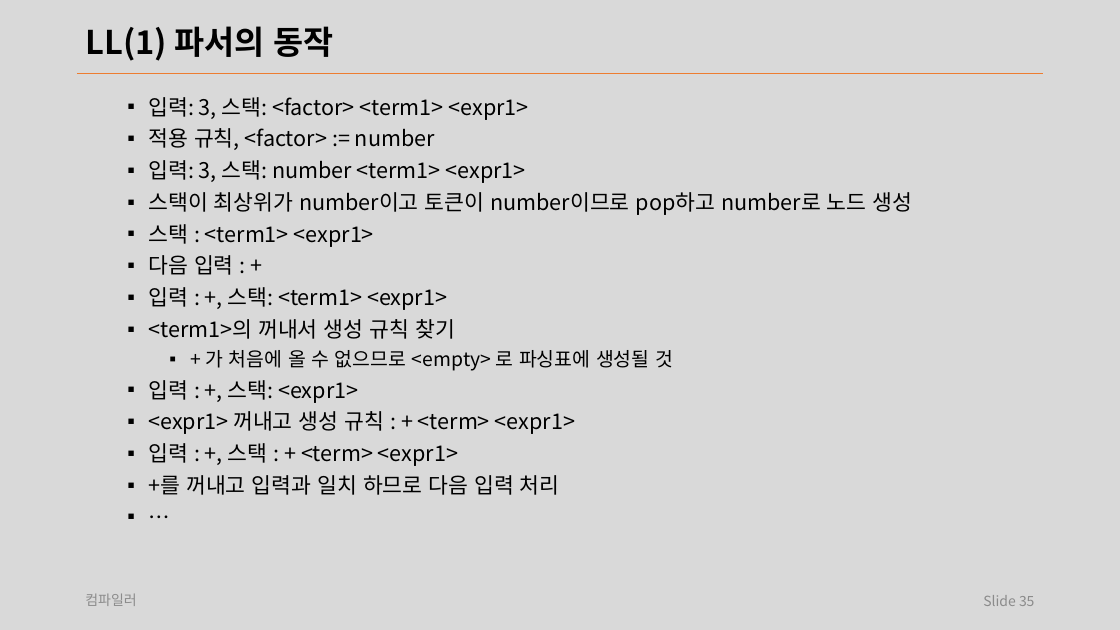
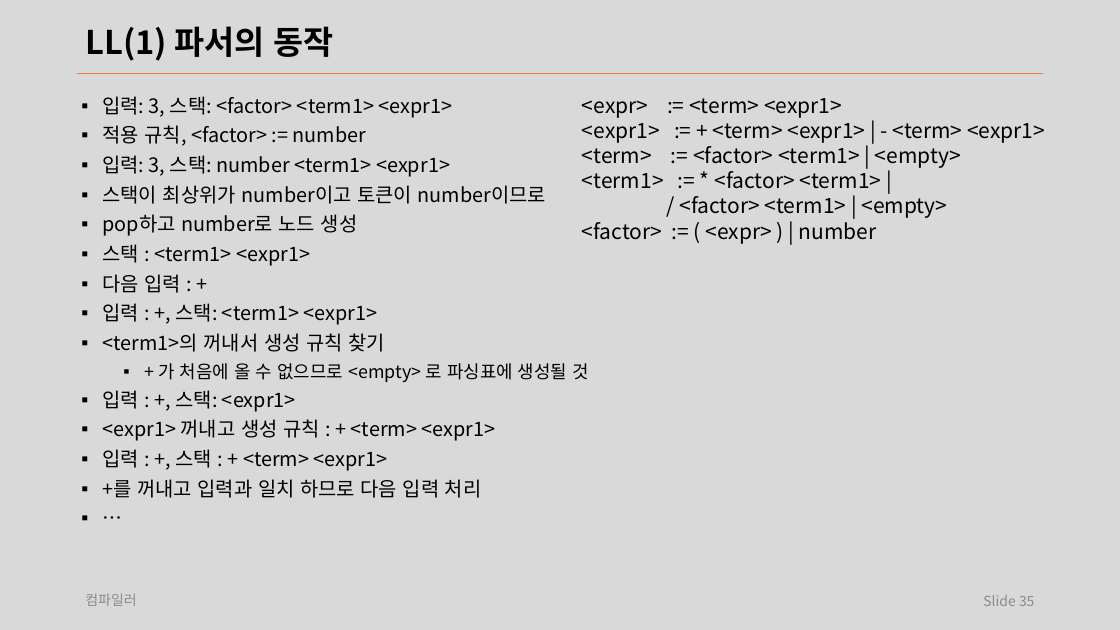
Before and after one commit to laxtools/article, a slide deck: slide 35 of programming/compiler/lecture/note.pptx. Drawn at 1120x630 pixels with LibreOffice and Linux fonts; fonts in the diff are those of the drawing. Boxes give left, top, right and bottom in pixels: in the first picture for what was removed or moved away, otherwise in the second. Text is boxed around its words. In the diff, an @@ line names an element or a change of style, - is before the commit and + after.

```diff
--- a/programming/compiler/lecture/note.pptx
+++ b/programming/compiler/lecture/note.pptx
@@ text "입력: 3, 스택: <factor> <term1> ...": place and size @@
-text "입력: 3, 스택: <factor> <term1> ..." at [148, 97, 913, 495]
+text "입력: 3, 스택: <factor> <term1> ..." at [102, 96, 588, 498]
@@ text at [102, 96, 588, 498]: size 18.5 to 17 pt in "입력: 3, 스택: <factor> <term1> <expr1>", "적용 규칙, <factor> := number", "입력: 3, 스택: number <term1> <expr1>", "스택 : <term1> <expr1>" and 8 more places; size 16.6 to 15.3 pt in "+ 가 처음에 올 수 없으므로 <empty> ..." @@
@@ text added at [582, 98, 1045, 244], 18 pt, text #000000 @@
+  <expr> := <term> <expr1>
+  <expr1> := + <term> <expr1> | - <term> <expr1>
+  <term> := <factor> <term1> | <empty>
+  <term1> := * <factor> <term1> |
+  / <factor> <term1> | <empty>
+  <factor> := ( <expr> ) | number
@@ text at [102, 185, 546, 236]: text changed; size 18.5 to 17 pt @@
-  ▪ 스택이 최상위가 number이고 토큰이 number이므로 pop하고 number로 노드 생성
+  ▪ 스택이 최상위가 number이고 토큰이 number이므로
+  ▪ pop하고 number로 노드 생성
```
Also in this commit, not shown: 26 other slides changed, 2 slides removed, 24 other files.
